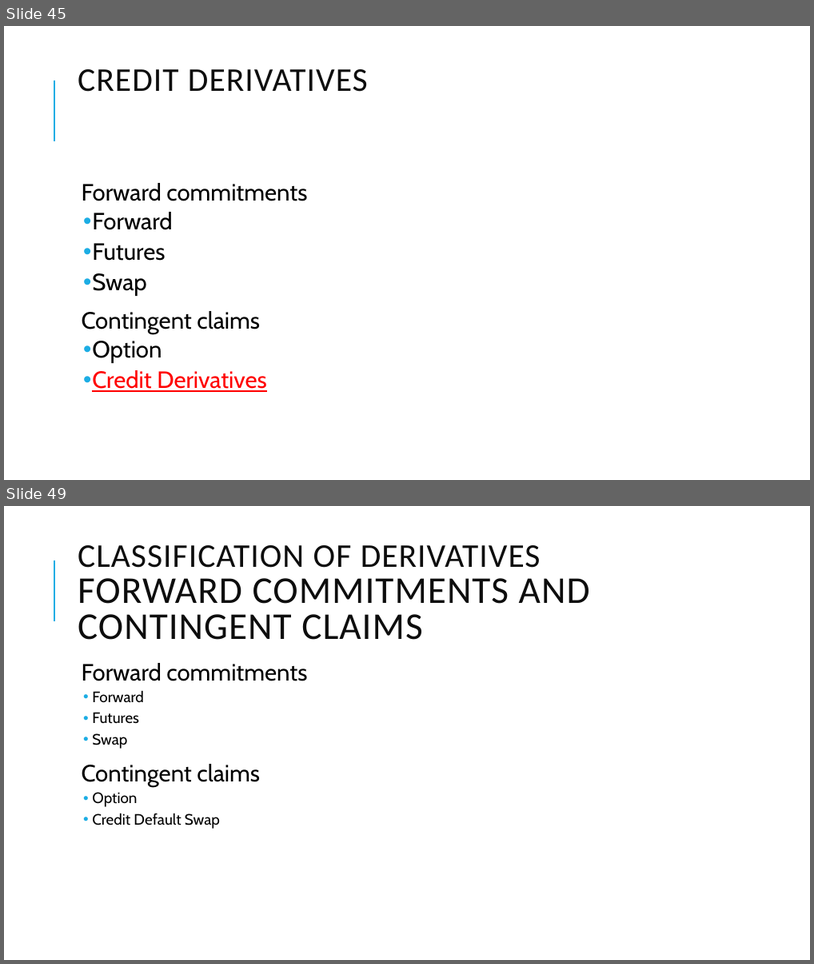
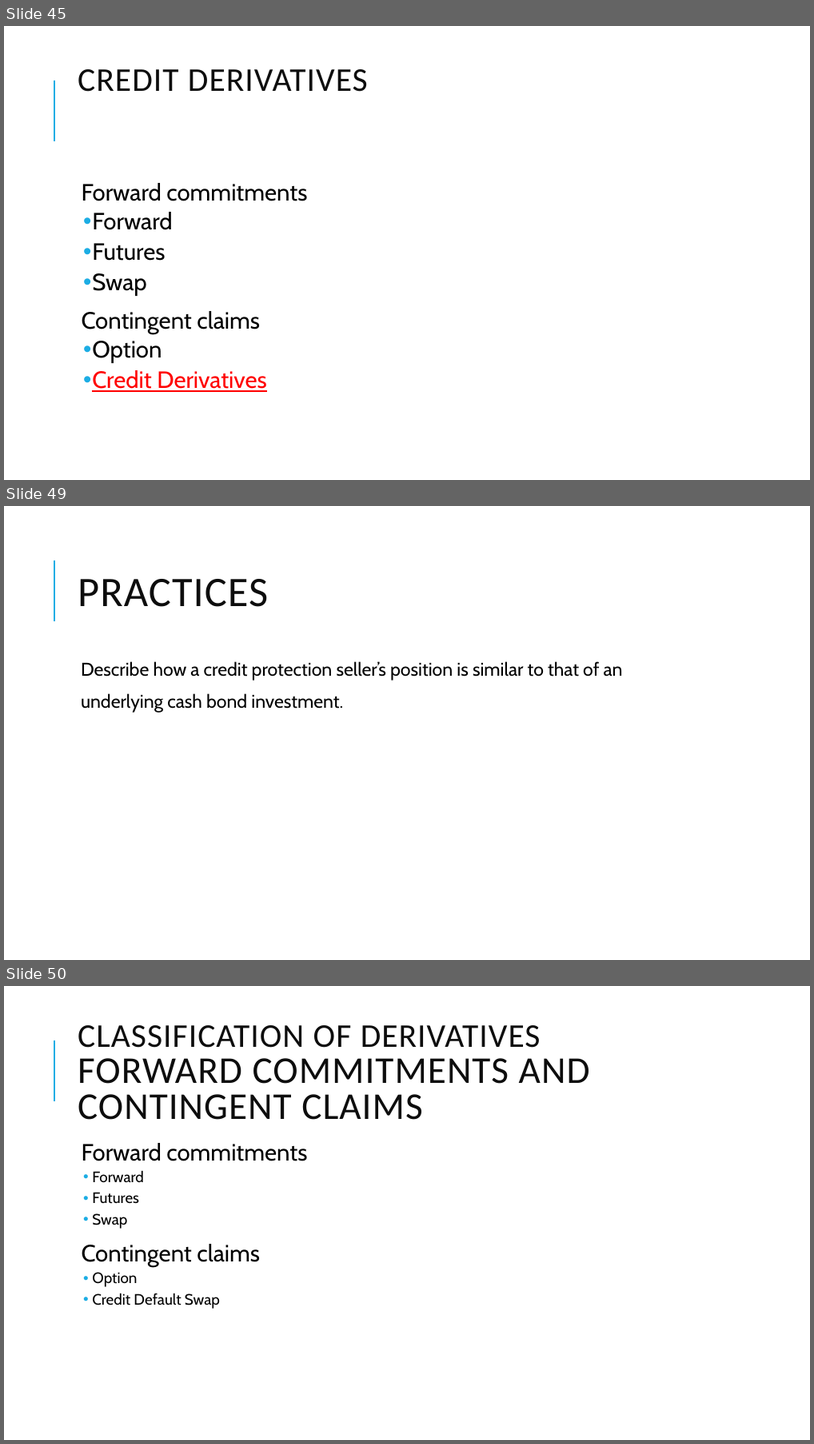
Before and after one commit to Isco0530/data, a slide deck: Derivatives.pptx. Shown one above the other, each under a label of ours: slides 45 and 49 before the commit, slides 45, 49 and 50 after it; the slides between them are not shown. The pictures are 814x964 and 814x1444 pixels, drawn with LibreOffice and Linux fonts; fonts in the diff are those of the drawing. Boxes give left, top, right and bottom in pixels: in the first picture for what was removed or moved away, otherwise in the second. Text is boxed around its words. In the diff, an @@ line names an element or a change of style, - is before the commit and + after.

```diff
--- a/Derivatives.pptx
+++ b/Derivatives.pptx
@@ slide 49 added at box(4, 506, 810, 960), background #FFFFFF; not listed: 1 template element that a slide beside it also shows @@
@@ title added at box(78, 579, 268, 607), 50 pt, text #0D0D0D @@
+PRACTICES
@@ text added at box(81, 661, 623, 712), 22 pt, text #000000 @@
+  Describe how a credit protection seller’s position is similar to that of an
+  underlying cash bond investment.
@@ what was slide 49 is now slide 50 @@
```
Also in this commit, not shown: 7 slides changed, 1 other slide added, 1 slide removed, 1 other file.
